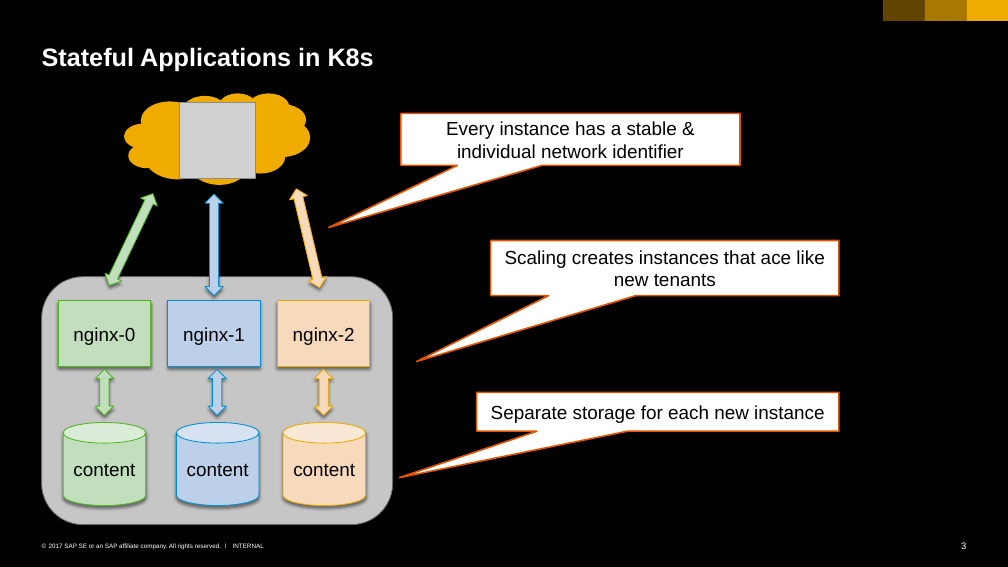
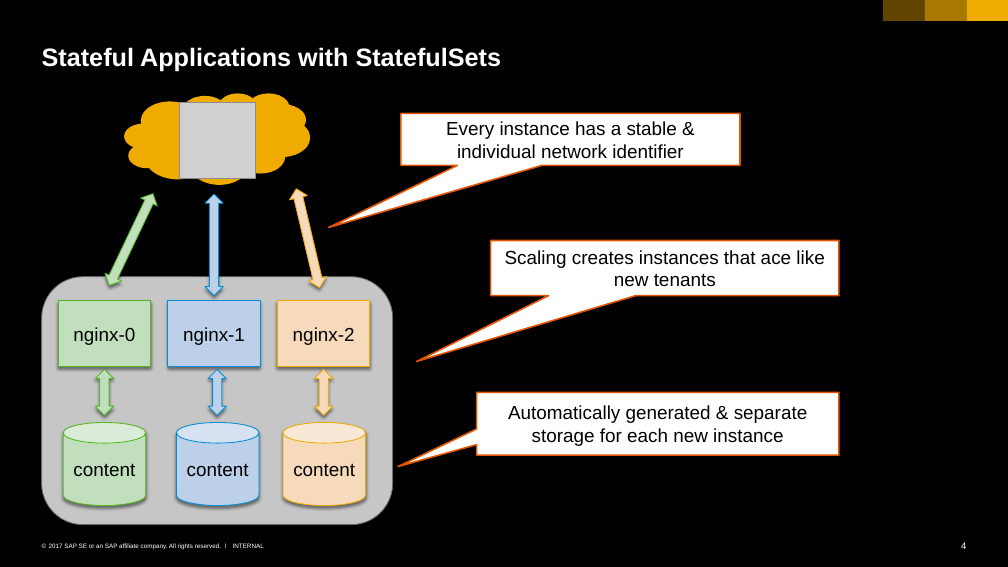
Before and after one commit to cuijiyao01/docker-k8s-training, a slide deck: slide 4 of kubernetes/10_statefulset.pptx (slide 3 before the commit). Drawn at 1008x567 pixels with LibreOffice and Linux fonts; fonts in the diff are those of the drawing; grey boxes stand for pictures. Boxes give left, top, right and bottom in pixels: in the first picture for what was removed or moved away, otherwise in the second. Text is boxed around its words. In the diff, an @@ line names an element or a change of style, - is before the commit and + after.

Commit message:
stateful apps with deployments

```diff
--- a/kubernetes/10_statefulset.pptx
+++ b/kubernetes/10_statefulset.pptx
@@ title at (42, 47, 502, 72): text changed @@
-Stateful Applications in K8s
+Stateful Applications with StatefulSets
@@ speech box "Automatically generated & separate storage ...": place and size @@
-speech box "Automatically generated & separate storage ..." at (477, 392, 839, 431)
+speech box "Automatically generated & separate storage ..." at (477, 392, 839, 455)
@@ speech box "Automatically generated & separate storage ..." at (477, 392, 839, 455): proportions changed @@
@@ text in speech box at (508, 405, 808, 446): text changed @@
-Separate storage for each new instance
+Automatically generated & separate storage for each new instance
@@ page number at (961, 542, 966, 549): text changed @@
-3
+4
```
Also in this commit, not shown: 1 other slide changed, 1 slide added.
